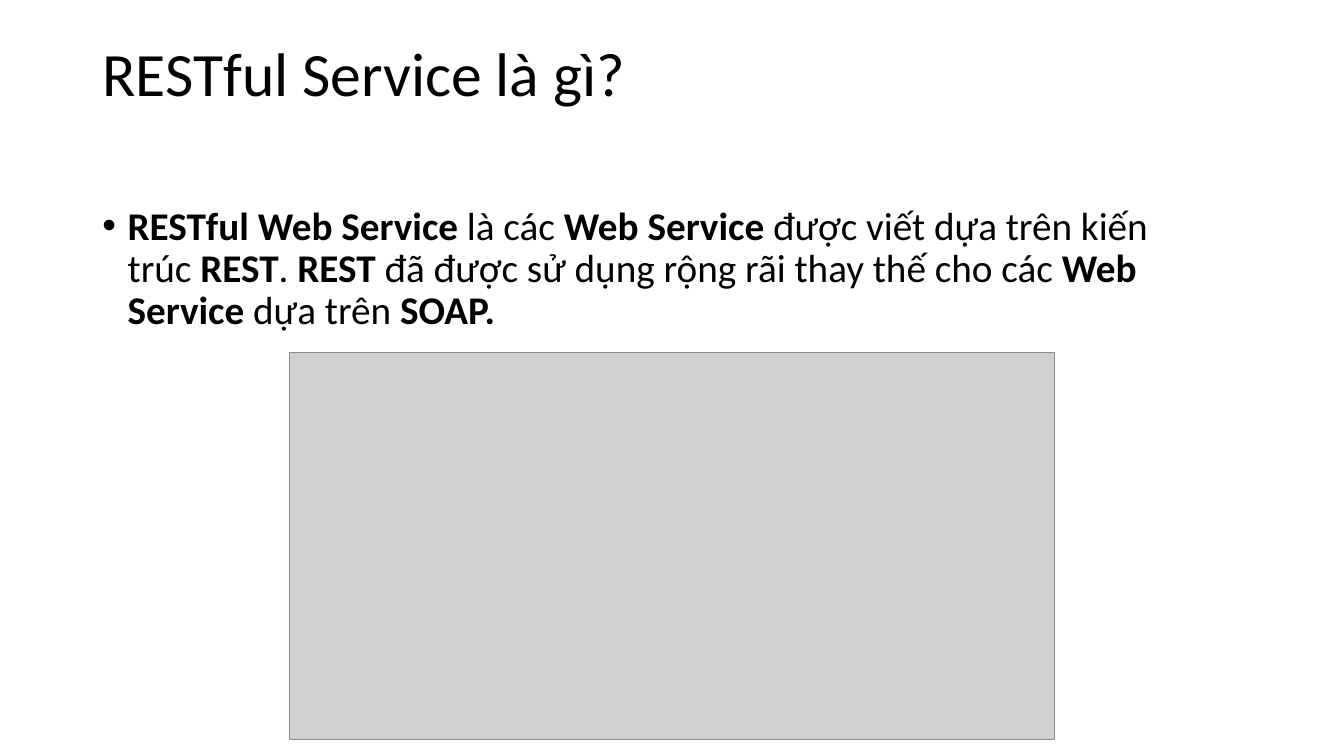
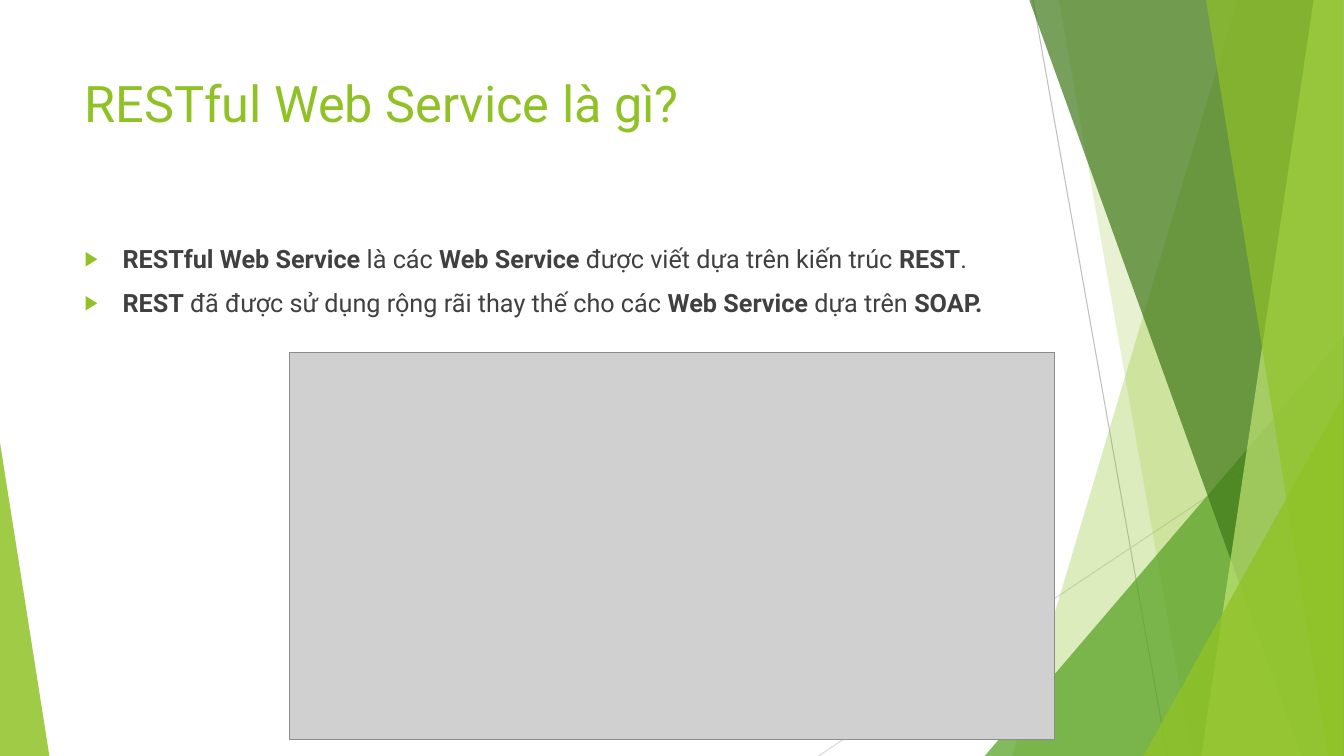
Before and after one commit to hoanghiep8921/t3h_demo, a slide deck: slide 6 of slide-t3h/Webservices.pptx (slide 5 before the commit). Drawn at 1344x756 pixels with LibreOffice and Linux fonts; fonts in the diff are those of the drawing; grey boxes stand for pictures. Boxes give left, top, right and bottom in pixels: in the first picture for what was removed or moved away, otherwise in the second. Text is boxed around its words. In the diff, an @@ line names an element or a change of style, - is before the commit and + after.

```diff
--- a/slide-t3h/Webservices.pptx
+++ b/slide-t3h/Webservices.pptx
@@ title "RESTful Web Service là gì?" at (85,83,679,133): vertical alignment middle to top @@
@@ title at (85,83,679,133): text changed; size 44 to 36 pt; font Calibri to Roboto; text colour #000000 to #90C226 @@
-RESTful Service là gì?
+RESTful Web Service là gì?
@@ text at (123,247,982,318): text changed; size 28 to 18 pt; font Calibri to Roboto; text colour #000000 to #404040 @@
-• RESTful Web Service là các Web Service được viết dựa trên kiến trúc REST. REST đã được sử dụng rộng rãi thay thế cho các Web Service dựa trên SOAP.
+▶ RESTful Web Service là các Web Service được viết dựa trên kiến trúc REST.
+▶ REST đã được sử dụng rộng rãi thay thế cho các Web Service dựa trên SOAP.
@@ group added at (0,0,1344,756): 5 freeform shapes, 3 triangles, 2 lines @@
```
Also in this commit, not shown: 19 other slides changed, 8 slides added, 3 slides removed, 27 other files.
